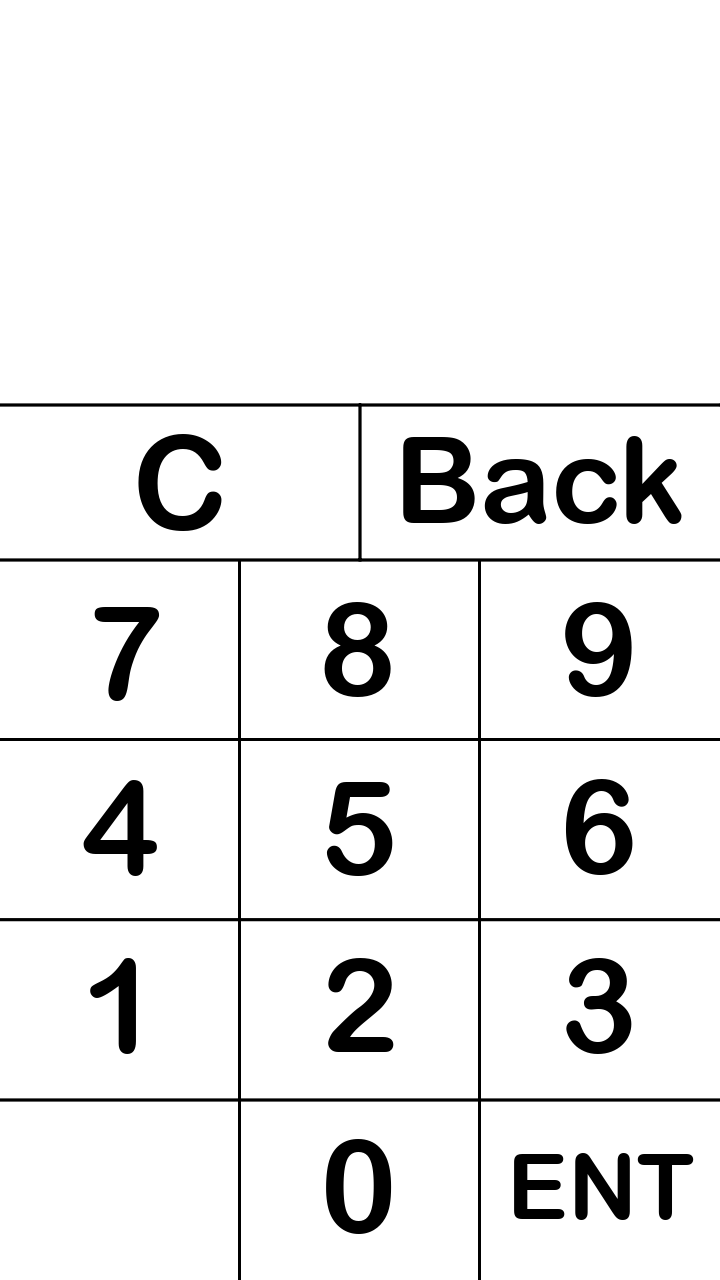
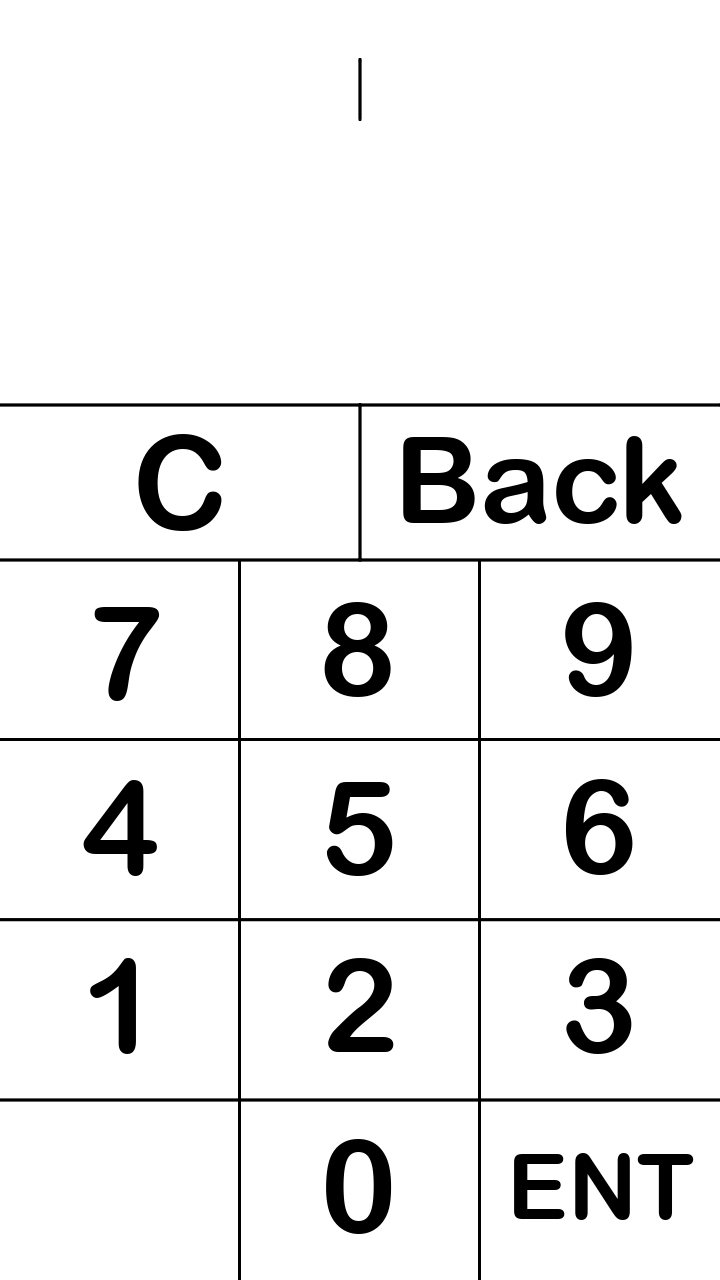
The second 720×1280 image is a revision of the first. Changes to its layers:
painted on "Background" over [358, 58, 362, 121]
